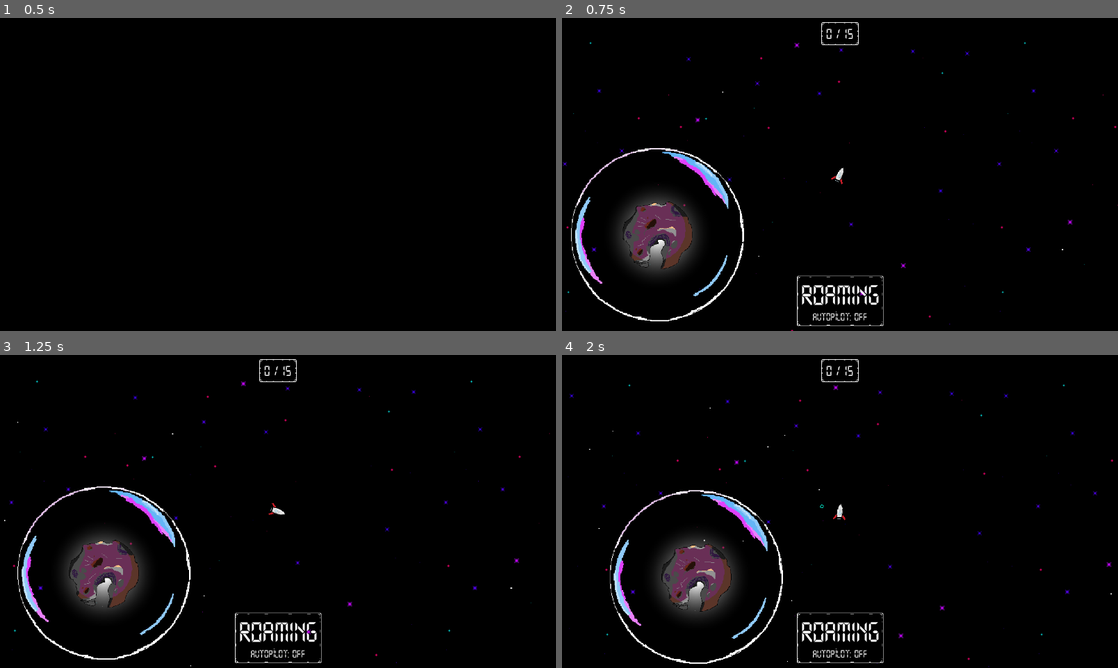
Above: before the commit, frames 1-4 (two rows, left to right).
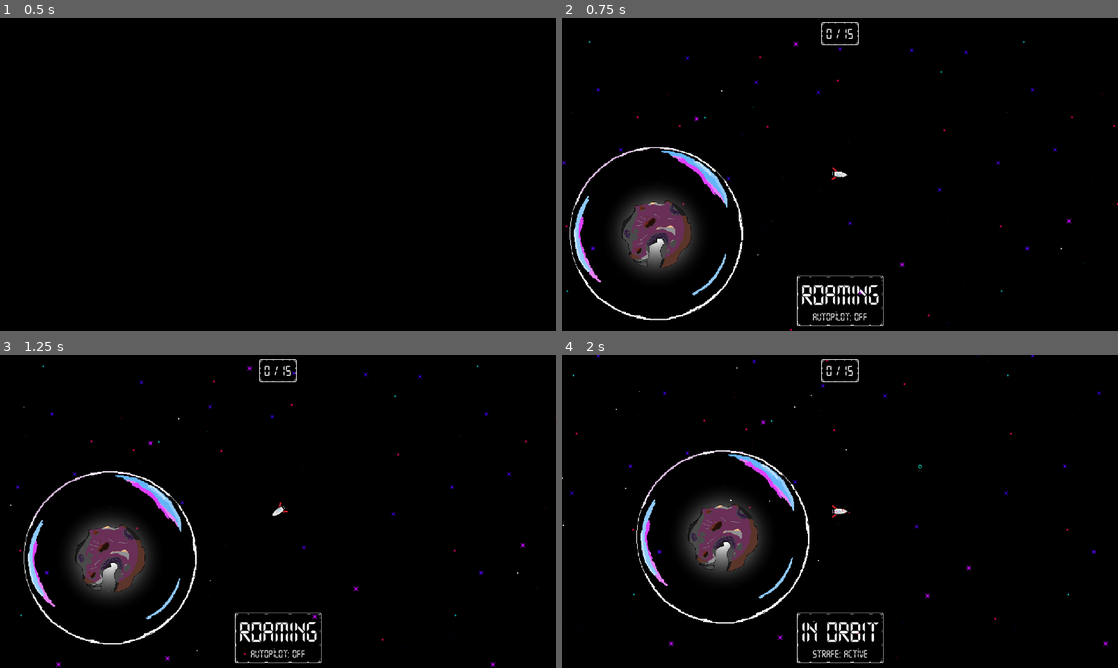
Above: after the commit, the same moments.

Repository: bjornarprytz/bubbleoids
Game: Godot game, scene res://splash.tscn
Same seed, same stepped clock (60 frames per second), same inputs: the game is played once before the commit and once after it. Sound files missing from this copy of the repository are replaced by a short silence.
Inputs (mouse positions are in pixels of both pictures, inside the frame that each line leads up to):
- Up to frame 1 (0.5 s): no input
- Up to frame 2 (0.75 s): tap Enter at 0.5 s; move the mouse to (962, 158) at 0.52 s; hold Right (ui_right) from 0.53 s (still down); hold Space (throttle) from 0.53 s (still down); click (962, 158) at 0.67 s
- Up to frame 3 (1.25 s): keep holding Right (ui_right); keep holding Space (throttle)
- Up to frame 4 (2 s): move the mouse to (728, 527) at 1.27 s; release Right (ui_right) at 1.28 s; release Space (throttle) at 1.28 s; hold Left (ui_left) from 1.28 s (still down); tap Space (throttle) at 1.35 s

Frame 1 is identical in both runs. In frame 2, 2.4% of the frame differs, in the area x 0-100%, y 7-100%; in frame 3, 6.1%; in frame 4, 8.5%, in the area x 0-100%, y 0-100%.

Commit message:
changed controls

Diff:
--- a/src/player.gd
+++ b/src/player.gd
@@ -9,7 +9,7 @@
 
 @export var speed: float = 150.0
 @export var rotation_speed: float = 3.0 # Lowered for smoother rotation
-@export var strafe_speed = 200.0
+@export var strafe_speed = 150.0
 
 @onready var exhaust: CPUParticles2D = %Exhaust
 @onready var burn: CPUParticles2D = %Burn
@@ -49,7 +49,7 @@
 			r = r**2
 		#print(i, " ", len(nearby_planets), " ", planet.id, " ", r)
 		var fudge: float = 0.4;
-		gravity += 150.0 * delta * dir * planet.size**2 / (r**2+fudge)
+		gravity += 150.0 * delta * dir * planet.size / (r**2+fudge)
 		#print("applied", 1/(r**2.0)*2_000_000*delta)
 		#print("applied", speed * delta)
 	return gravity
@@ -74,30 +74,47 @@
 		rotation = lerp_angle(rotation, (host_planet.global_position - global_position).angle() - (PI /2) , 0.1)
 
 		if throttle:
-			apply_central_impulse(Vector2.UP.rotated(rotation) * speed * delta)
+			apply_central_impulse(2*Vector2.UP.rotated(rotation) * speed * delta)
 		else:
 			# Apply a dampening force
-			apply_central_impulse(-2.0*linear_velocity * delta)
+			var radial_dir = (host_planet.global_position - global_position).normalized()
+			# Apply dampening force in radial direction
+			apply_central_impulse(-1.0 * radial_dir * linear_velocity.dot(radial_dir) * delta)
+			# Apply a dampening force in the azimuthal direction
+			var distance = (host_planet.global_position - global_position).length()/100
+			var azimuthal_dir = Vector2(radial_dir[1], radial_dir[0])
+			if azimuthal_dir.dot(linear_velocity) < 0:
+				azimuthal_dir = -azimuthal_dir
+			var target_azimuth_speed = 125.0/distance**2
+			var overshoot = (linear_velocity.dot(azimuthal_dir) - target_azimuth_speed) / target_azimuth_speed
+			#if overshoot > 0:
+			#	apply_central_impulse( - 100 * overshoot * azimuthal_dir * delta)
+			print(linear_velocity.dot(radial_dir) * delta, " ", 100 * overshoot * delta)
 			if linear_velocity.length() > 100.0:
 				burn.emitting = true
 		if (turn != 0):
 			# Apply sideways strafe
-			var strafe = Vector2.RIGHT.rotated(rotation) * delta * turn * strafe_speed
+			var strafe = 2 * Vector2.RIGHT.rotated(rotation) * delta * turn * strafe_speed
 			apply_central_impulse(strafe)
 	else:
+		rotation = lerp_angle(rotation, linear_velocity.angle() + (PI / 2), 0.1)
+
 		# Rotate based on input
-		if turn != 0:
-			angular_velocity = turn * rotation_speed # Better handling than manual rotate()
-		else:
-			angular_velocity = 0 # Stop spinning when no input
+		var strafe = Vector2.RIGHT.rotated(rotation) * delta * turn * strafe_speed
+		apply_central_impulse(2 * strafe)
+
+		#if turn != 0:
+		#	angular_velocity = turn * rotation_speed # Better handling than manual rotate()
+		#else:
+		#	angular_velocity = 0 # Stop spinning when no input
 
 		# Apply thrust
 		if throttle:
 			apply_central_impulse(Vector2.UP.rotated(rotation) * speed * delta)
 
-	var target_speed  = 200
+	var target_speed  = 150
 	if linear_velocity.length() > target_speed:
-		apply_central_impulse(-0.25*linear_velocity.normalized()*(linear_velocity.length()-target_speed)/target_speed)
+		apply_central_impulse(-1 * linear_velocity.normalized()*(linear_velocity.length()-target_speed)/target_speed)
 
 func entered_orbit(planet: Planet) -> void:
 	host_planet = planet
